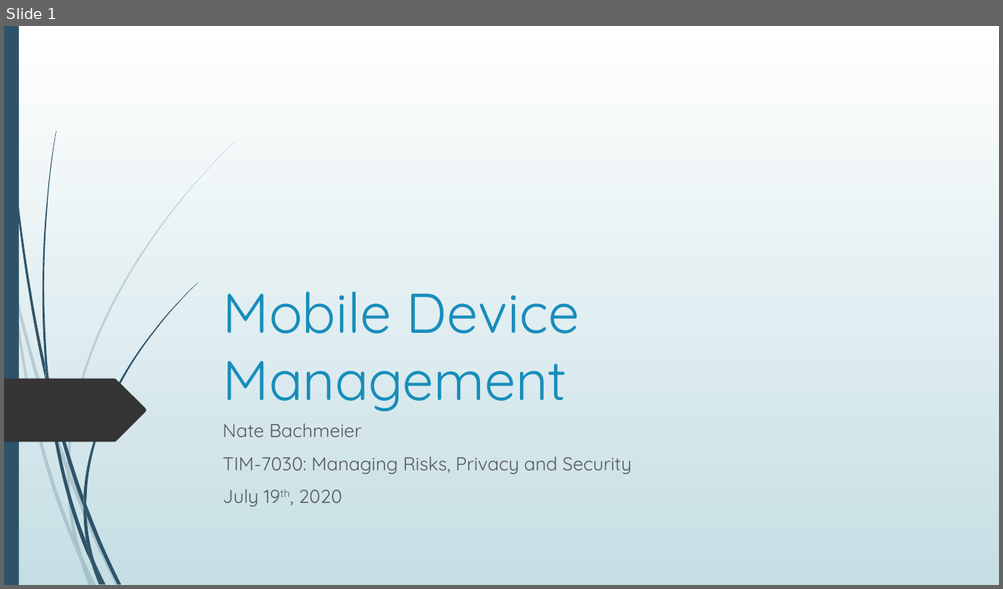
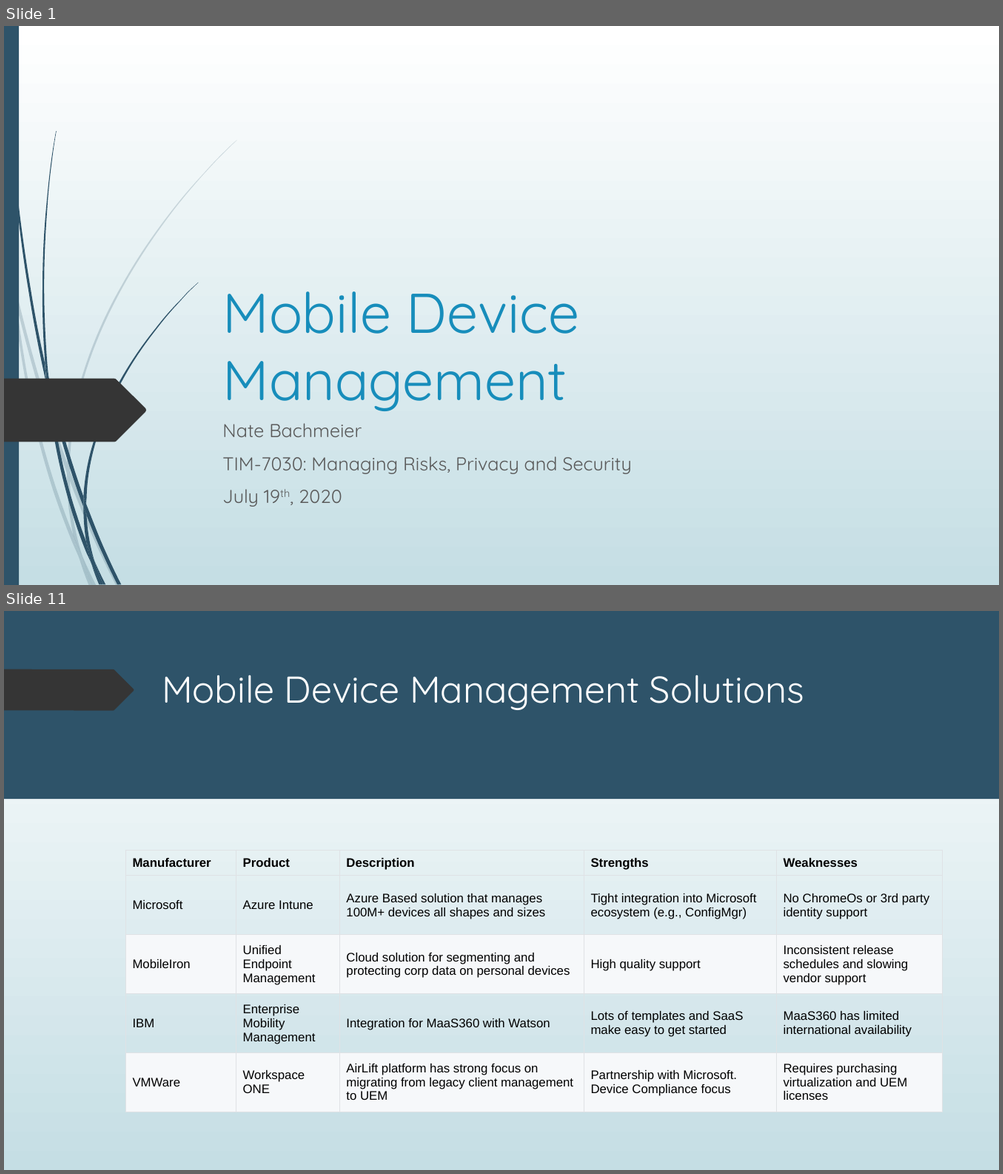
Before and after one commit to dr-natetorious/TIM-7030-Managing_Risks_and_Privacy, a slide deck: Week7_MasterDataMgmt/BachmeierNTIM7030-7.pptx. Shown one above the other, each under a label of ours: slide 1 before the commit, slides 1 and 11 after it; the slides between them are not shown. The pictures are 1003x589 and 1003x1174 pixels, drawn with LibreOffice and Linux fonts; fonts in the diff are those of the drawing. Boxes give left, top, right and bottom in pixels: in the first picture for what was removed or moved away, otherwise in the second. Text is boxed around its words. In the diff, an @@ line names an element or a change of style, - is before the commit and + after.

```diff
--- a/Week7_MasterDataMgmt/BachmeierNTIM7030-7.pptx
+++ b/Week7_MasterDataMgmt/BachmeierNTIM7030-7.pptx
@@ slide 11 added at box(4, 611, 999, 1170), background gradient #FFFFFF to #C5DEE5; not listed: 23 template elements that a slide beside it also shows @@
@@ rectangle added at box(4, 611, 999, 1170), fill gradient #FFFFFF to #C5DEE5 @@
@@ rectangle added at box(4, 611, 999, 799), fill #2E5369 @@
@@ freeform shape added at box(4, 669, 134, 710), fill #353535 @@
@@ title added at box(162, 675, 804, 710), 36 pt, text #FFFFFF @@
+Mobile Device Management Solutions
@@ table added at box(125, 851, 942, 1113), 5 rows, 5 columns @@
+Manufacturer | Product | Description | Strengths | Weaknesses
+Microsoft | Azure Intune | Azure Based solution that manages 100M+ devices all shapes and sizes | Tight integration into Microsoft ecosystem (e.g., ConfigMgr) | No ChromeOs or 3rd party identity support
+MobileIron | Unified Endpoint Management | Cloud solution for segmenting and protecting corp data on personal devices | High quality support | Inconsistent release schedules and slowing vendor support
+IBM | Enterprise Mobility Management | Integration for MaaS360 with Watson | Lots of templates and SaaS make easy to get started | MaaS360 has limited international availability
+VMWare | Workspace ONE | AirLift platform has strong focus on migrating from legacy client management to UEM | Partnership with Microsoft. Device Compliance focus | Requires purchasing virtualization and UEM licenses
```
Also in this commit, not shown: 2 slides changed, 11 other slides added.
